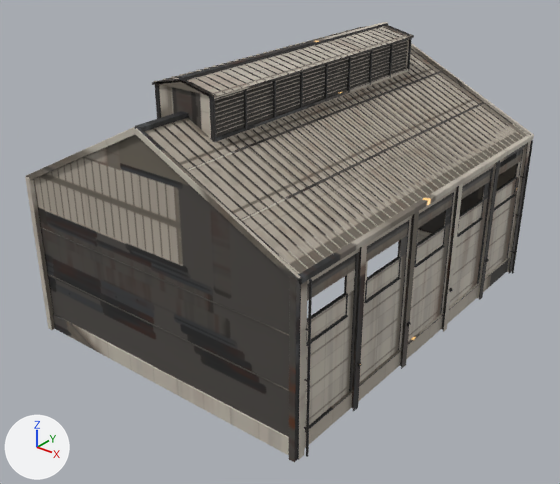
Before and after pictures for a commit that changed the glTF model Scene3D/assets/parts-colony/shedSegment.glb.
Camera for both pictures: a 50 mm camera at (39.5, -51.9, 37.5) aimed at (0.3, -2.8, 7.1). The lights are fixed; the arrows at lower left show +X, +Y and +Z. The first picture is the older version. Vertices at exactly the same position are counted once.

In view in the first picture: 'shedSegment'.
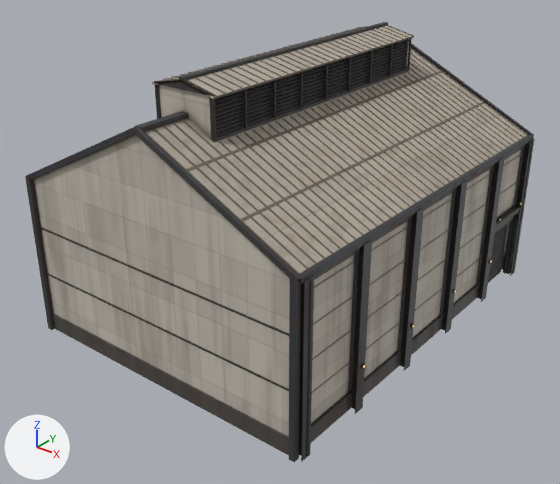
Pixel boxes [x1, y1, x2, y2] of what changed, in the pictures (560 x 484 px):
'shedSegment', reshaped: before [25, 22, 534, 462]; after [25, 22, 535, 462]
part 1 of me_shedsegment, added: after [488, 223, 508, 283]
part 2 of me_shedsegment, rebuilt: before [477, 167, 493, 284]; after [476, 167, 493, 284]
part 3 of me_shedsegment, rebuilt (10% wider): before [443, 184, 463, 332]; after [445, 181, 467, 334]
part 4 of me_shedsegment, rebuilt (6% wider): before [441, 191, 456, 314]; after [440, 191, 456, 315]
part 5 of me_shedsegment, rebuilt (16% wider): before [401, 211, 419, 369]; after [403, 208, 424, 371]
part 6 of me_shedsegment, rebuilt: before [398, 219, 411, 350]; after [398, 219, 411, 351]
part 7 of me_shedsegment, rebuilt (20% wider): before [353, 244, 367, 411]; after [355, 240, 372, 414]
part 8 of me_shedsegment, rebuilt (9% wider): before [349, 252, 359, 392]; after [348, 252, 359, 393]
part 9 of me_shedsegment, rebuilt (40% wider): before [298, 281, 307, 460]; after [301, 276, 314, 462]
part 10 of me_shedsegment, deleted: before [306, 141, 531, 367]
part 11 of me_shedsegment, built on: before [305, 144, 527, 433]; after [299, 138, 535, 455]
part 12 of me_shedsegment, surface changed: [25, 22, 534, 462] in both

The edits, one by one:
me_shedsegment is used by ob_shedsegment; location (0.0, 0.0, 0.0).
me_shedsegment had 5640 vertices, 9992 faces and spanned x -14.4..14.4, y -18.4..18.4, z 0.0..24.0.
me_shedsegment now has 4612 vertices, 7888 faces and spans x -14.6..14.6, y -18.4..18.4, z 0.0..24.0.
me_shedsegment part 1: a new loose piece, a box spanning x 13.09..13.21, y 11.6..17.2, z 0.0..7.0, in mat_colony_shedsegment.
me_shedsegment part 2: the loose piece of 24 vertices spanning x 13.6..13.7, y 10.4..11.2, z 0.0..14.3 is rebuilt with 24 vertices and now spans x 13.6..13.7, y 10.3..11.3, z 0.0..14.3.
me_shedsegment part 3: the loose piece of 24 vertices spanning x 14.0, y 3.2..3.9, z 0.0..14.3 is rebuilt with 24 vertices and now spans x 14.3..14.4, y 3.1..4.1, z 0.0..14.3.
me_shedsegment part 4: the loose piece of 24 vertices spanning x 13.6..13.7, y 3.2..3.9, z 0.0..14.3 is rebuilt with 24 vertices and now spans x 13.6..13.7, y 3.1..4.1, z 0.0..14.3.
me_shedsegment part 5: the loose piece of 24 vertices spanning x 14.0, y -4.0..-3.2, z 0.0..14.3 is rebuilt with 24 vertices and now spans x 14.3..14.4, y -4.1..-3.1, z 0.0..14.3.
me_shedsegment part 6: the loose piece of 24 vertices spanning x 13.6..13.7, y -4.0..-3.2, z 0.0..14.3 is rebuilt with 24 vertices and now spans x 13.6..13.7, y -4.1..-3.1, z 0.0..14.3.
me_shedsegment part 7: the loose piece of 24 vertices spanning x 14.0, y -11.2..-10.4, z 0.0..14.3 is rebuilt with 24 vertices and now spans x 14.3..14.4, y -11.3..-10.3, z 0.0..14.3.
me_shedsegment part 8: the loose piece of 24 vertices spanning x 13.6..13.7, y -11.2..-10.4, z 0.0..14.3 is rebuilt with 24 vertices and now spans x 13.6..13.7, y -11.3..-10.3, z 0.0..14.3.
me_shedsegment part 9: the loose piece of 24 vertices spanning x 14.0, y -18.0..-17.3, z 0.0..14.3 is rebuilt with 24 vertices and now spans x 14.3..14.4, y -18.0..-17.0, z 0.0..14.3.
me_shedsegment part 10: 92 loose pieces with 1902 vertices, spanning x -14.3..14.2, y -18.0..18.0, z 0.0..14.3, are deleted.
me_shedsegment part 11: 51 vertices moved from x 13.6..14.0, y -17.3..17.3, z 0.0..14.3 to x 13.4..14.3, y -17.0..17.0, z 0.0..14.3; 62 vertices removed from x 13.4..14.0, y -18.0..18.0, z 0.0..14.3; 397 vertices added at x 13.2..14.6, y -18.1..18.1, z 0.0..14.3.
me_shedsegment part 12: 5154 kept faces spanning x -14.4..14.4, y -18.4..18.4, z 0.0..24.0 get new texture (UV) coordinates.
Other edits to the shape of me_shedsegment do not show in these pictures.
